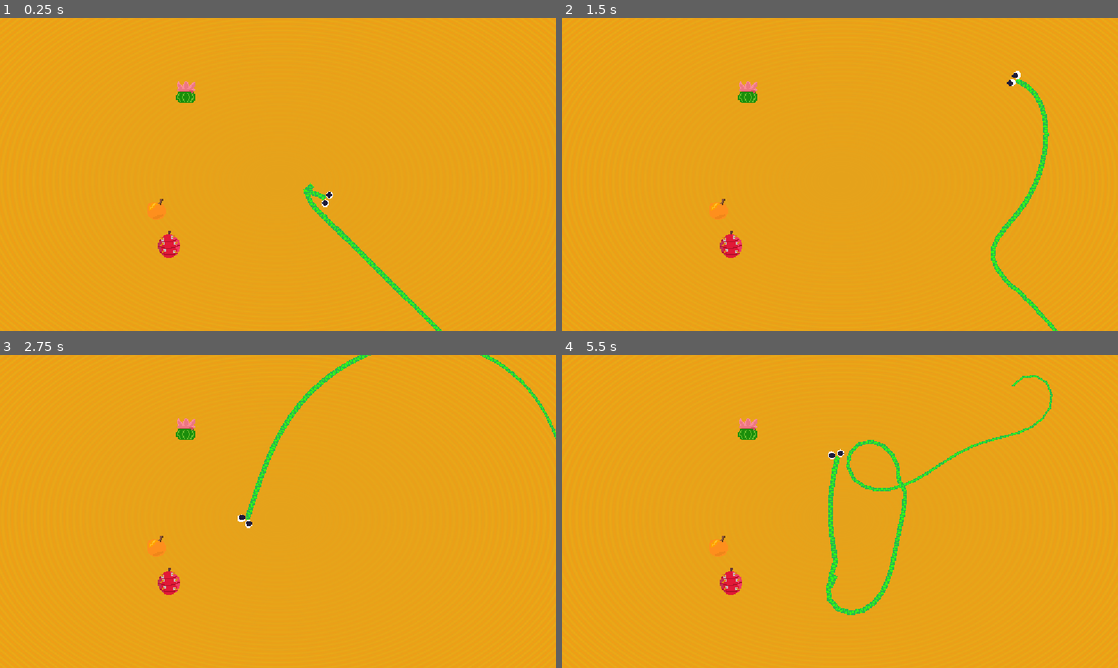
Above: before the commit, frames 1-4 (two rows, left to right).
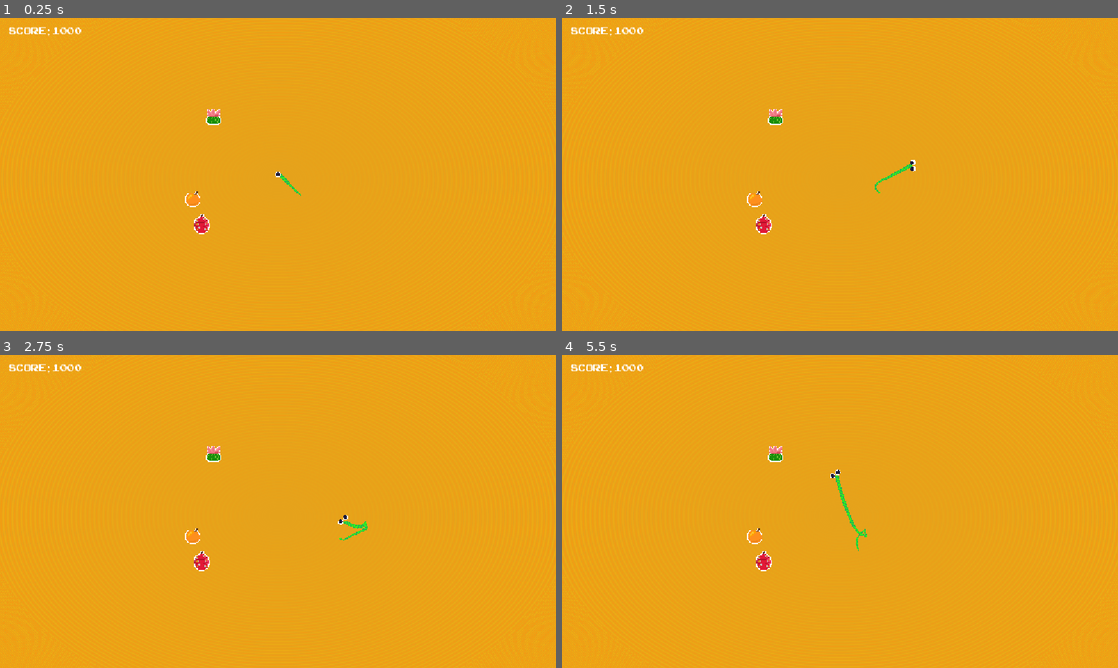
Above: after the commit, the same moments.

Repository: LeviathanGamez/Coil-Rush
Game: Godot game, scene res://scenes/main.tscn
Two runs of this game, one before a commit and one after it. Both use one fixed random seed, a clock stepped at 60 frames per second and the inputs below.
Inputs (mouse positions are in pixels of both pictures, inside the frame that each line leads up to):
- Up to frame 1 (0.25 s): no input
- Up to frame 2 (1.5 s): tap Enter at 0.5 s; move the mouse to (962, 158) at 0.52 s; hold Right 0.53-1.28 s; hold Space (click) 0.53-1.28 s; click (962, 158) at 0.67 s; move the mouse to (728, 190) at 1.27 s; hold Down from 1.28 s (still down); tap Space (click) at 1.35 s
- Up to frame 3 (2.75 s): move the mouse to (333, 442) at 2.02 s; release Down at 2.03 s; hold Right from 2.03 s (still down); hold Space (click) from 2.03 s (still down); tap Alt at 2.1 s
- Up to frame 4 (5.5 s): move the mouse to (812, 574) at 2.77 s; release Right at 2.78 s; release Space (click) at 2.78 s; hold Up 2.78-3.53 s; tap Shift at 2.85 s; click (812, 574) at 2.92 s; tap Space (click) at 3.05, 4.35 s; move the mouse to (1006, 558) at 3.52 s; hold Space (click) 3.53-4.28 s; hold Left 3.53-5.03 s; move the mouse to (673, 464) at 4.27 s; move the mouse to (867, 511) at 5.02 s; hold Down from 5.03 s (still down); hold Space (click) from 5.03 s (still down); tap Alt at 5.1 s; click (867, 511) at 5.17 s

The runs differ from the first frame. In frame 1, 1.7% of the frame differs, in the area x 1-80%, y 2-100%; in frame 2, 2.0%; in frame 3, 2.0%; in frame 4, 2.8%, in the area x 1-89%, y 2-84%.
Error before the commit: Invalid access to property or key 'speed' on a base object of type 'Node (manager.gd)'. (res://classes/head.gd:24)
Error after the commit: Invalid type in function 'lerp' in base 'Vector2'. Cannot convert argument 1 from Nil to Vector2. (res://classes/head.gd:39)

Commit message:
Added outlines for fruits and effects

Diff:
--- a/procedural-life/autoloads/manager.gd
+++ b/procedural-life/autoloads/manager.gd
@@ -2,8 +2,9 @@
 
 signal make_more_joints
 var radius : int = 20
-var distance : int = 20
-var joint_count : int = 50
+var distance : int = 10
+var joint_count : int = 10
+var speed : float = 3
 var modes = ["snake","lizard"]
 var mode = modes[1]
 var mouse_mode = true
@@ -11,13 +12,14 @@
 
 func _input(event: InputEvent) -> void:
 	if event.is_action_pressed("click"):
-		update_variables(1,1,1)
+		update_variables(1,1,1,0.5)
 
-func update_variables(joint_plus,radius_plus,distance_plus):
+func update_variables(joint_plus,radius_plus,distance_plus,speed_plus):
 	print("vars",joint_count,radius,distance)
 	joint_count += joint_plus
 	radius += radius_plus
 	distance += distance_plus
+	speed += speed_plus
 	print("vars after",joint_count,radius,distance)
 	make_more_joints.emit()
 
--- a/procedural-life/classes/head.gd
+++ b/procedural-life/classes/head.gd
@@ -6,7 +6,7 @@
 var distance : float = 30
 var radius : float
 # 3 is ez, 5 normal, 7 fast
-var speed : float = 60 * 7
+var speed : float = 60 * Manager.speed
 #for big circle movement
 var count := 0
 var big_radius := 350
@@ -21,8 +21,7 @@
 	Manager.make_more_joints.connect(update_vairables)
 
 func update_vairables():
-	speed = Manager.speed
-
+	speed = 60 * Manager.speed
 func update(mouse_pos : Vector2, delta):
 	count += 2
 	#var old_direction = direction
--- a/procedural-life/fruits/cactus_fruit.tscn
+++ b/procedural-life/fruits/cactus_fruit.tscn
@@ -2,7 +2,14 @@
 
 [ext_resource type="Script" uid="uid://dk8uuhogm8fwd" path="res://fruits/fruit.gd" id="1_2xkbo"]
 [ext_resource type="Resource" uid="uid://b0an2qlmv2c7r" path="res://fruits/resource/cactus_fruit.tres" id="2_7xsvw"]
+[ext_resource type="Shader" uid="uid://b7foah827nwbh" path="res://shaders/outline.gdshader" id="3_7xsvw"]
 [ext_resource type="Texture2D" uid="uid://dsodnquss0grv" path="res://fruits/types/cactus_fruit.png" id="3_i80ya"]
+
+[sub_resource type="ShaderMaterial" id="ShaderMaterial_8kbjp"]
+resource_local_to_scene = true
+shader = ExtResource("3_7xsvw")
+shader_parameter/outline_color = Color(1, 1, 1, 1)
+shader_parameter/corner_pixel = true
 
 [sub_resource type="CircleShape2D" id="CircleShape2D_3381y"]
 radius = 29.0
@@ -12,6 +19,7 @@
 stats = ExtResource("2_7xsvw")
 
 [node name="Sprite2D" type="Sprite2D" parent="." unique_id=840507853]
+material = SubResource("ShaderMaterial_8kbjp")
 scale = Vector2(2, 2)
 texture = ExtResource("3_i80ya")
 
--- a/procedural-life/fruits/fruit.gd
+++ b/procedural-life/fruits/fruit.gd
@@ -13,6 +13,7 @@
 	var err = area2d.area_entered.connect(eaten)
 
 
+
 func eaten(area: Area2D):
 	var fruit = fruit_particles.instantiate()
 	fruit.emitting = true
@@ -20,5 +21,5 @@
 	fruit.global_position = global_position
 	particle_node.add_child(fruit)
 	var collider = area.get_parent()
-	Manager.update_variables(stats.length_plus,stats.radius_plus,stats.distance_plus)
+	Manager.update_variables(stats.length_plus,stats.radius_plus,stats.distance_plus,stats.speed_plus)
 	queue_free()
--- a/procedural-life/fruits/orange.tscn
+++ b/procedural-life/fruits/orange.tscn
@@ -2,7 +2,14 @@
 
 [ext_resource type="Script" uid="uid://dk8uuhogm8fwd" path="res://fruits/fruit.gd" id="1_4xwju"]
 [ext_resource type="Resource" uid="uid://3ovva4ar61bh" path="res://fruits/resource/orange.tres" id="2_8kbjp"]
+[ext_resource type="Shader" uid="uid://b7foah827nwbh" path="res://shaders/outline.gdshader" id="3_8kbjp"]
 [ext_resource type="Texture2D" uid="uid://ddotn6pl40wdx" path="res://fruits/types/orange.png" id="3_xnb66"]
+
+[sub_resource type="ShaderMaterial" id="ShaderMaterial_tefeu"]
+resource_local_to_scene = true
+shader = ExtResource("3_8kbjp")
+shader_parameter/outline_color = Color(1, 1, 1, 1)
+shader_parameter/corner_pixel = true
 
 [sub_resource type="CircleShape2D" id="CircleShape2D_3381y"]
 radius = 24.0
@@ -12,6 +19,7 @@
 stats = ExtResource("2_8kbjp")
 
 [node name="Sprite2D" type="Sprite2D" parent="." unique_id=1074325883]
+material = SubResource("ShaderMaterial_tefeu")
 scale = Vector2(2, 2)
 texture = ExtResource("3_xnb66")
 
--- a/procedural-life/fruits/prickly_pear.tscn
+++ b/procedural-life/fruits/prickly_pear.tscn
@@ -1,23 +1,33 @@
 [gd_scene format=3 uid="uid://dr5hq35q03afq"]
 
 [ext_resource type="Script" uid="uid://dk8uuhogm8fwd" path="res://fruits/fruit.gd" id="1_d2ni0"]
+[ext_resource type="Shader" uid="uid://b7foah827nwbh" path="res://shaders/outline.gdshader" id="1_jhd07"]
 [ext_resource type="Resource" uid="uid://b7nl5dq7ksk7m" path="res://fruits/resource/prickly_pear.tres" id="2_jhd07"]
-[ext_resource type="Texture2D" uid="uid://hjg5p1igehvw" path="res://fruits/types/prickly_pear.png" id="3_8cchq"]
+[ext_resource type="Texture2D" uid="uid://coeuk5rhajr1e" path="res://fruits/types/prickly_pear.png" id="3_8cchq"]
+
+[sub_resource type="ShaderMaterial" id="ShaderMaterial_mq8j2"]
+
+[sub_resource type="ShaderMaterial" id="ShaderMaterial_7xsvw"]
+shader = ExtResource("1_jhd07")
+shader_parameter/outline_color = Color(1, 1, 1, 1)
+shader_parameter/corner_pixel = true
 
 [sub_resource type="CapsuleShape2D" id="CapsuleShape2D_3381y"]
 radius = 25.0
 height = 60.0
 
 [node name="prickly_pear" type="Node2D" unique_id=1049163394]
+material = SubResource("ShaderMaterial_mq8j2")
 script = ExtResource("1_d2ni0")
 stats = ExtResource("2_jhd07")
 
 [node name="Sprite2D" type="Sprite2D" parent="." unique_id=866660693]
+material = SubResource("ShaderMaterial_7xsvw")
 scale = Vector2(2, 2)
 texture = ExtResource("3_8cchq")
 
 [node name="Area2D" type="Area2D" parent="." unique_id=2075821524]
 
 [node name="CollisionShape2D" type="CollisionShape2D" parent="Area2D" unique_id=910815450]
-position = Vector2(0, -1)
+position = Vector2(-2, -1)
 shape = SubResource("CapsuleShape2D_3381y")
--- a/procedural-life/fruits/resource/orange.tres
+++ b/procedural-life/fruits/resource/orange.tres
@@ -1,11 +1,9 @@
 [gd_resource type="Resource" script_class="FruitType" format=3 uid="uid://3ovva4ar61bh"]
 
-[ext_resource type="Script" uid="uid://d5fqlc4yp2bs" path="res://fruits/resource/fruit_type.gd" id="1_bur7o"]
-[ext_resource type="Texture2D" uid="uid://ddotn6pl40wdx" path="res://fruits/types/orange.png" id="2_ji8qn"]
+[ext_resource type="Script" uid="uid://d5fqlc4yp2bs" path="res://fruits/resource/fruit_type.gd" id="1_hb28k"]
 
 [resource]
-script = ExtResource("1_bur7o")
+script = ExtResource("1_hb28k")
 type = 1
-radius_plus = 2.0
-sprite = ExtResource("2_ji8qn")
+radius_plus = 5.0
 metadata/_custom_type_script = "uid://d5fqlc4yp2bs"
--- a/procedural-life/fruits/resource/prickly_pear.tres
+++ b/procedural-life/fruits/resource/prickly_pear.tres
@@ -5,5 +5,5 @@
 [resource]
 script = ExtResource("1_hi1ow")
 type = 2
-speed_plus = 1.0
+speed_plus = 0.5
 metadata/_custom_type_script = "uid://d5fqlc4yp2bs"
--- a/procedural-life/scenes/main.tscn
+++ b/procedural-life/scenes/main.tscn
@@ -5,6 +5,7 @@
 [ext_resource type="PackedScene" uid="uid://c2m23uudgmpow" path="res://fruits/orange.tscn" id="3_tbgi4"]
 [ext_resource type="PackedScene" uid="uid://lxbcrx4efoj0" path="res://fruits/cactus_fruit.tscn" id="4_tefeu"]
 [ext_resource type="PackedScene" uid="uid://dr5hq35q03afq" path="res://fruits/prickly_pear.tscn" id="5_o6xl0"]
+[ext_resource type="FontFile" uid="uid://b80ns8fksh5q" path="res://assets/ARCADECLASSIC.TTF" id="6_tefeu"]
 
 [sub_resource type="ShaderMaterial" id="ShaderMaterial_o5qli"]
 shader = ExtResource("2_0wfyh")
@@ -25,6 +26,7 @@
 [node name="Main" type="Node2D" unique_id=1662933116]
 
 [node name="Camera2D" type="Camera2D" parent="." unique_id=358829658]
+zoom = Vector2(0.7, 0.7)
 
 [node name="snake2" parent="." unique_id=274647588 instance=ExtResource("1_o5qli")]
 
@@ -49,3 +51,19 @@
 position = Vector2(-224, 148)
 
 [node name="Particles" type="Node" parent="." unique_id=1579334077]
+
+[node name="UI" type="Control" parent="." unique_id=772036962]
+layout_mode = 3
+anchors_preset = 0
+offset_right = 40.0
+offset_bottom = 40.0
+
+[node name="Label" type="Label" parent="UI" unique_id=109823489]
+layout_mode = 0
+offset_left = -796.0
+offset_top = -445.0
+offset_right = -582.0
+offset_bottom = -402.0
+theme_override_fonts/font = ExtResource("6_tefeu")
+theme_override_font_sizes/font_size = 40
+text = "Score: 1000"
--- /dev/null
+++ b/procedural-life/shaders/outline.gdshader
@@ -0,0 +1,32 @@
+shader_type canvas_item;
+
+uniform vec4 outline_color : source_color = vec4(0.0,0.0,0.0,1.0);
+uniform bool corner_pixel = true;
+
+void fragment() {
+	vec4 base = texture(TEXTURE, UV);
+	if (base.a > 0.0){
+		COLOR = base;
+	}
+	else{
+		vec2 image_picture_size = TEXTURE_PIXEL_SIZE;
+		bool valid_size =
+			texture(TEXTURE,UV+vec2(-image_picture_size.x,0)).a  > 0.0 ||
+			texture(TEXTURE,UV+vec2(+image_picture_size.x,0)).a  > 0.0 ||
+			texture(TEXTURE,UV+vec2(0,-image_picture_size.y)).a  > 0.0 ||
+			texture(TEXTURE,UV+vec2(0,+image_picture_size.y)).a  > 0.0;
+		bool valid_corner =
+			texture(TEXTURE,UV+vec2(-image_picture_size.x,-image_picture_size.y)).a  > 0.0 ||
+			texture(TEXTURE,UV+vec2(+image_picture_size.x,+image_picture_size.y)).a  > 0.0 ||
+			texture(TEXTURE,UV+vec2(+image_picture_size.x,-image_picture_size.y)).a  > 0.0 ||
+			texture(TEXTURE,UV+vec2(-image_picture_size.x,+image_picture_size.y)).a  > 0.0;
+		if (valid_size || (corner_pixel && valid_corner)){
+			COLOR = outline_color;
+		}
+	}
+}
+
+//void light() {
+//	// Called for every pixel for every light affecting the CanvasItem.
+//	// Uncomment to replace the default light processing function with this one.
+//}
Binary file added: procedural-life/assets/ARCADECLASSIC.TTF
Not shown, added: procedural-life/assets/ARCADECLASSIC.TTF.import
Binary file changed: procedural-life/fruits/types/prickly_pear.png
Not shown, changed: procedural-life/fruits/types/prickly_pear.png.import
Not shown, added: procedural-life/shaders/outline.gdshader.uid
